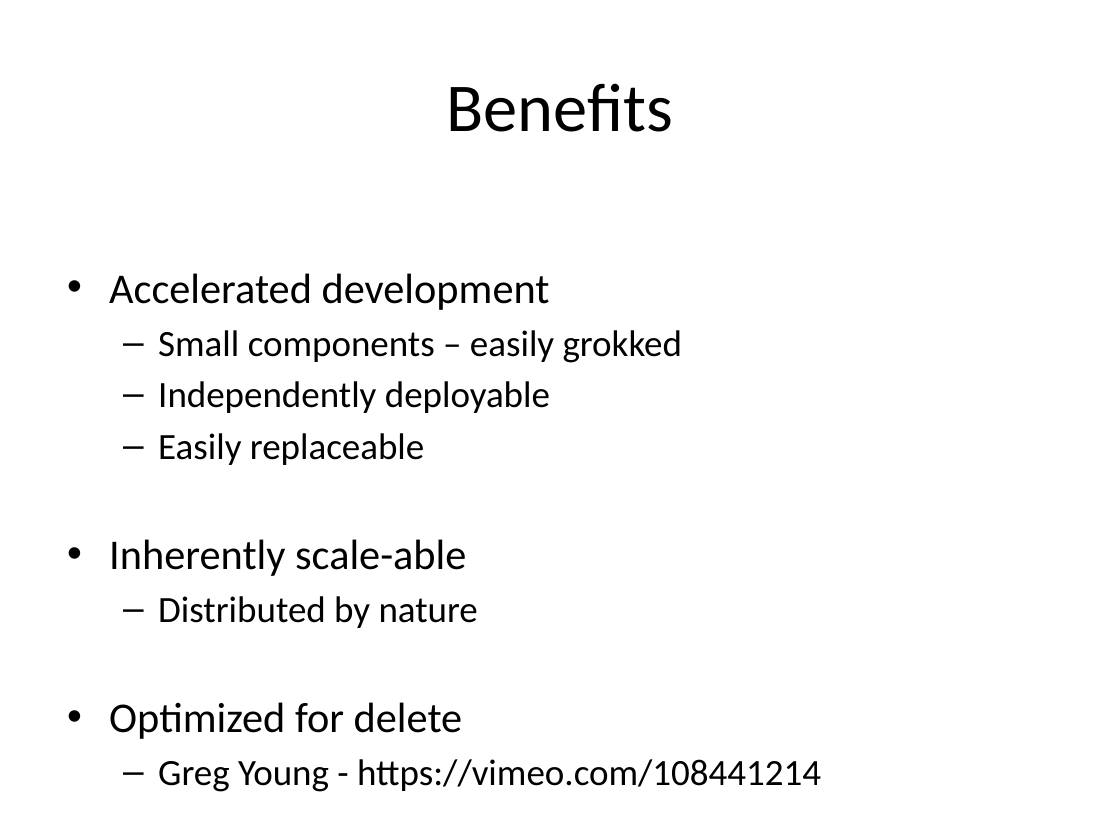
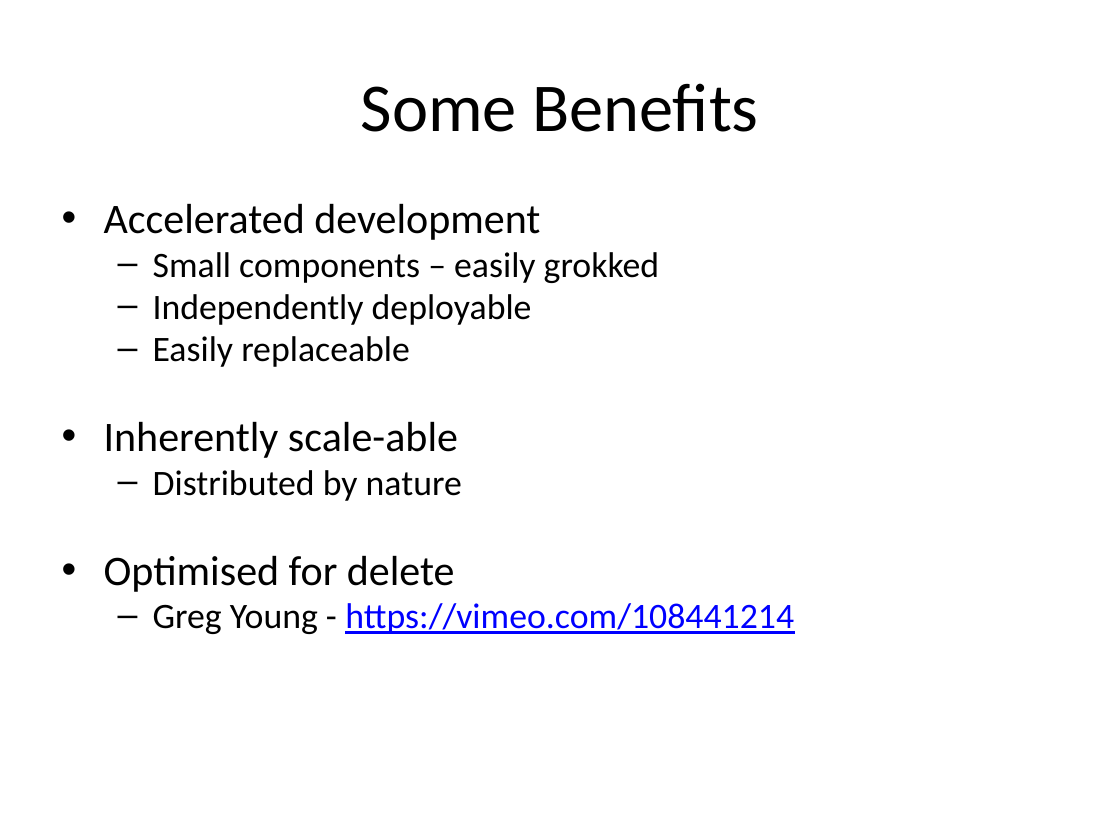
Before and after one commit to nearform/developing-microservices, a slide deck: slide 3 of presentation.pptx. Drawn at 1120x840 pixels with LibreOffice and Linux fonts; fonts in the diff are those of the drawing; background and template pictures are left out. Boxes give left, top, right and bottom in pixels: in the first picture for what was removed or moved away, otherwise in the second. Text is boxed around its words. In the diff, an @@ line names an element or a change of style, - is before the commit and + after.

```diff
--- a/presentation.pptx
+++ b/presentation.pptx
@@ title at <box>361,83,758,132</box>: text changed @@
-Benefits
+Some Benefits
@@ text at <box>104,203,794,634</box>: size 27.2 to 27 pt in "Accelerated development", "Inherently scale-able"; size 23.8 to 23 pt in "Small components – easily grokked", "Independently deployable", "Easily replaceable", "Distributed by nature" and 1 more places; text colour #000000 to #0000FF, underline on in "https://vimeo.com/108441214"; line spacing 1 to 0.8 @@
@@ text at <box>104,555,455,592</box>: text changed; size 27.2 to 27 pt @@
-• Optimized for delete
+• Optimised for delete
```
Also in this commit, not shown: 15 other slides changed, 2 slides added, 2 slides removed.
